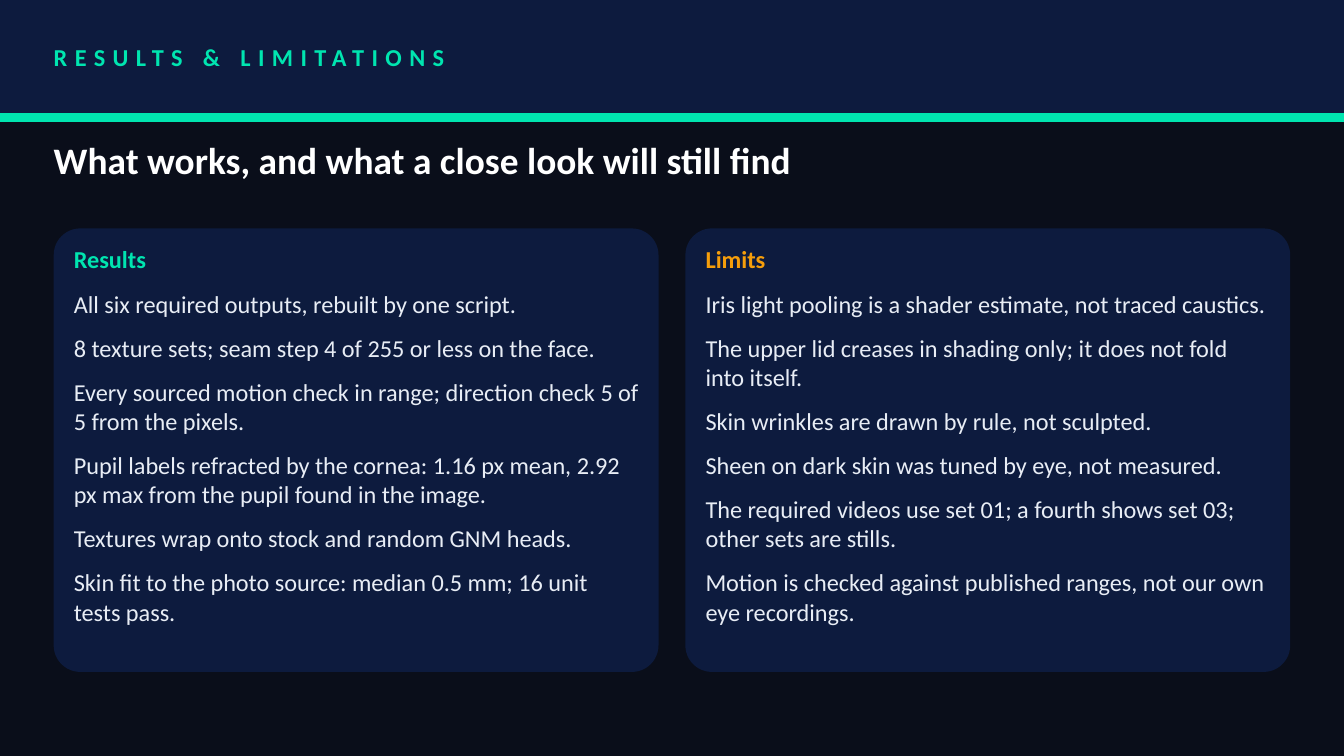
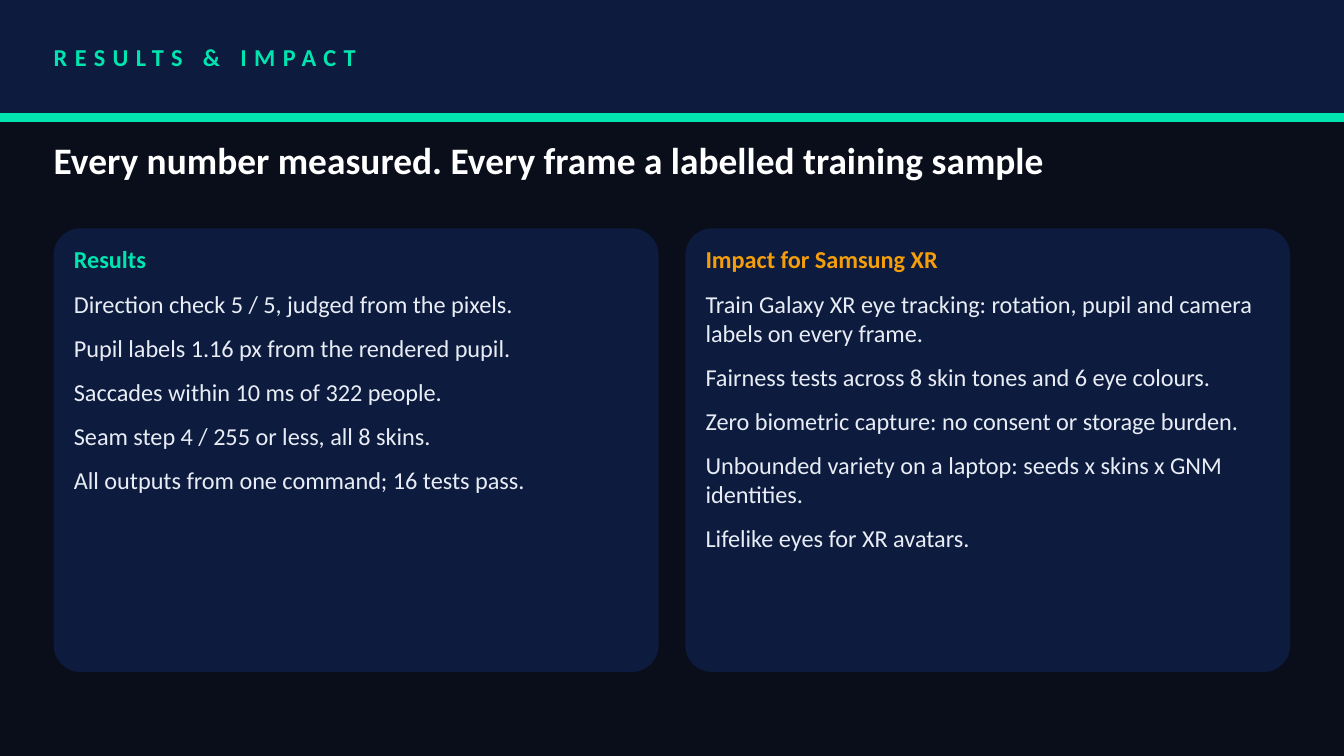
Before and after one commit to akshat333-debug/TrueGaze, a slide deck: slide 13 of VITVellore_ZeroDrift.pptx. Drawn at 1344x756 pixels with LibreOffice and Linux fonts; fonts in the diff are those of the drawing. Boxes give left, top, right and bottom in pixels: in the first picture for what was removed or moved away, otherwise in the second. Text is boxed around its words. In the diff, an @@ line names an element or a change of style, - is before the commit and + after.

Commit message:
docs: lean judge-facing README, hero GIF, results docs, dev files moved, deck tightened, reference video removed

```diff
--- a/VITVellore_ZeroDrift.pptx
+++ b/VITVellore_ZeroDrift.pptx
@@ text at [54,0,1263,114]: text changed @@
-RESULTS & LIMITATIONS
+RESULTS & IMPACT
@@ text at [54,147,1044,181]: text changed @@
-What works, and what a close look will still find
+Every number measured. Every frame a labelled training sample
@@ text at [706,251,938,272]: text changed @@
-Limits
+Impact for Samsung XR
@@ text at [74,296,524,493]: text changed @@
-All six required outputs, rebuilt by one script.
-8 texture sets; seam step 4 of 255 or less on the face.
-Every sourced motion check in range; direction check 5 of 5 from the pixels.
-Pupil labels refracted by the cornea: 1.16 px mean, 2.92 px max from the pupil found in the image.
-Textures wrap onto stock and random GNM heads.
-Skin fit to the photo source: median 0.5 mm; 16 unit tests pass.
+Direction check 5 / 5, judged from the pixels.
+Pupil labels 1.16 px from the rendered pupil.
+Saccades within 10 ms of 322 people.
+Seam step 4 / 255 or less, all 8 skins.
+All outputs from one command; 16 tests pass.
@@ text at [706,296,1252,551]: text changed @@
-Iris light pooling is a shader estimate, not traced caustics.
-The upper lid creases in shading only; it does not fold into itself.
-Skin wrinkles are drawn by rule, not sculpted.
-Sheen on dark skin was tuned by eye, not measured.
-The required videos use set 01; a fourth shows set 03; other sets are stills.
-Motion is checked against published ranges, not our own eye recordings.
+Train Galaxy XR eye tracking: rotation, pupil and camera labels on every frame.
+Fairness tests across 8 skin tones and 6 eye colours.
+Zero biometric capture: no consent or storage burden.
+Unbounded variety on a laptop: seeds x skins x GNM identities.
+Lifelike eyes for XR avatars.
```
Also in this commit, not shown: 6 other slides changed, 31 other files.
